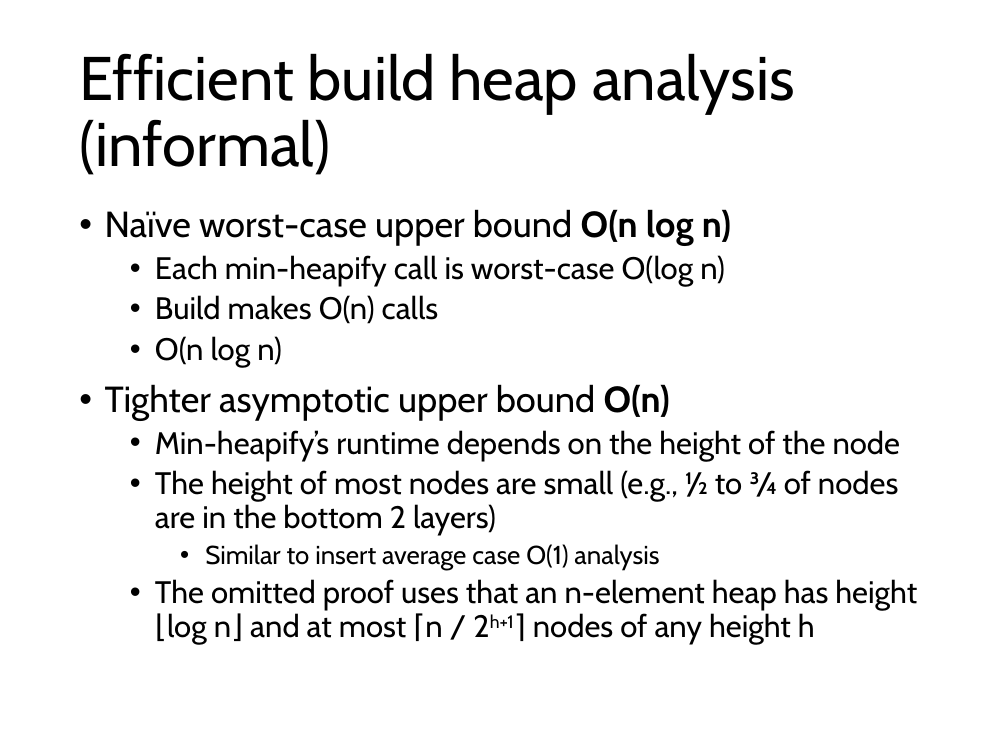
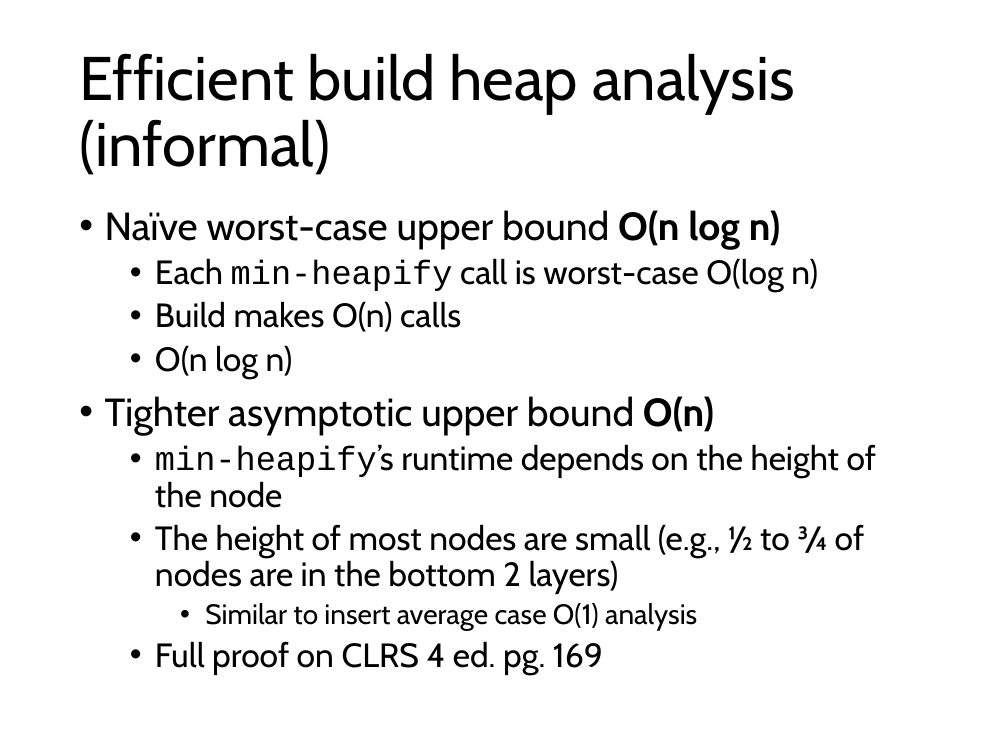
Before and after one commit to comp210ss2/comp210ss2.github.io, a slide deck: slide 51 of slides/L12_13.pptx (slide 50 before the commit). Drawn at 1008x756 pixels with LibreOffice and Linux fonts; fonts in the diff are those of the drawing. Boxes give left, top, right and bottom in pixels: in the first picture for what was removed or moved away, otherwise in the second. Text is boxed around its words. In the diff, an @@ line names an element or a change of style, - is before the commit and + after.

```diff
--- a/slides/L12_13.pptx
+++ b/slides/L12_13.pptx
@@ text at [105,210,864,631]: size 25.9 to 28 pt in "Naïve worst-case upper bound O(n log n)", "Tighter asymptotic upper bound O(n)"; size 22.2 to 24 pt in "Each min-heapify call is worst-case O(log n)", "Build makes O(n) calls", "O(n log n)", "The height of most nodes are small ..."; font Cabin to Courier New in "min-heapify"; size 18.5 to 20 pt in "Similar to insert average case O(1) analysis" @@
@@ text at [155,444,876,508]: text changed; size 22.2 to 24 pt @@
-  • Min-heapify’s runtime depends on the height of the node
+  • min-heapify’s runtime depends on the height of the node
@@ text at [155,641,603,675]: text changed; size 22.2 to 24 pt @@
-  • The omitted proof uses that an n-element heap has height ⌊log n⌋ and at most ⌈n / 2h+1⌉ nodes of any height h
+  • Full proof on CLRS 4 ed. pg. 169
```
Also in this commit, not shown: 17 other slides changed, 8 slides added, 7 slides removed, 3 other files.
